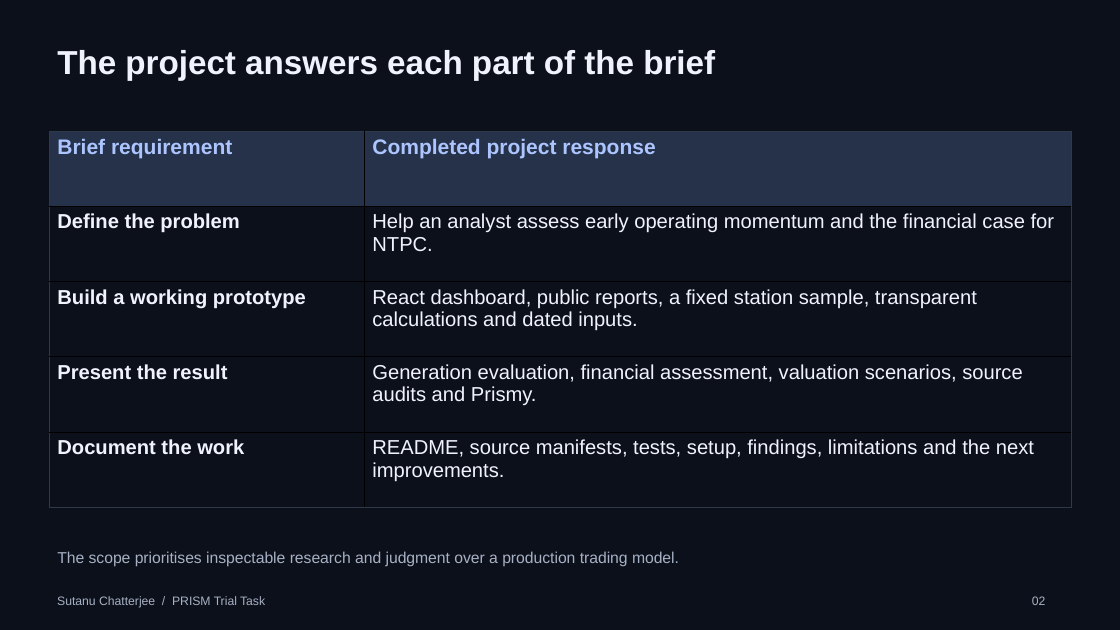
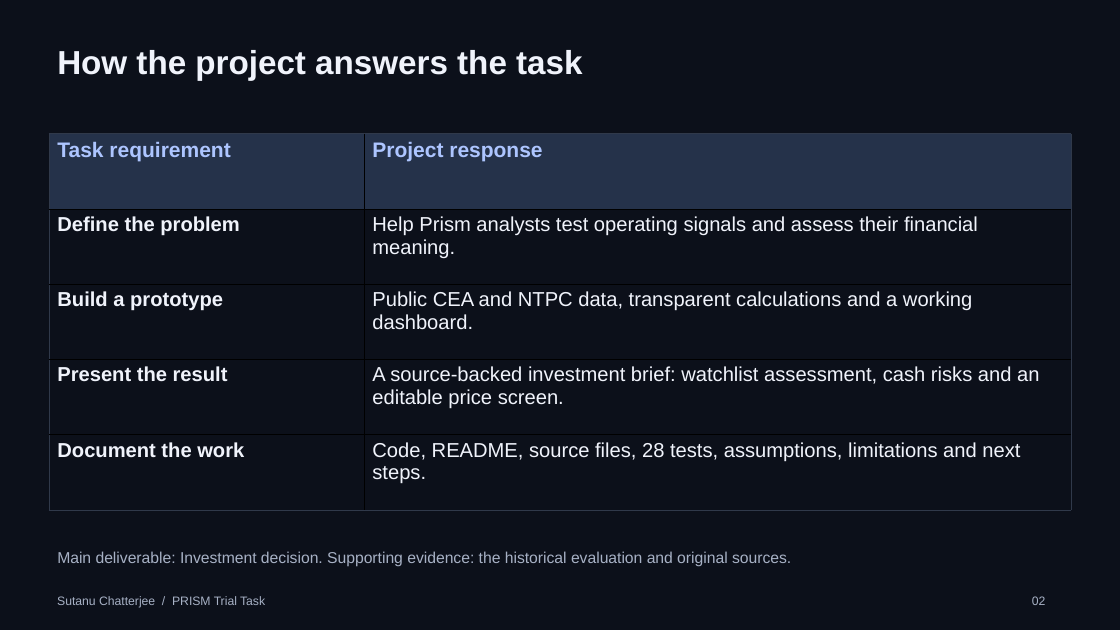
Before and after one commit to ronnismad/prism-ntpc-research-dashboard, a slide deck: slide 2 of submission/PRISM-NTPC-Trial-Project.pptx. Drawn at 1120x630 pixels with LibreOffice and Linux fonts; fonts in the diff are those of the drawing. Boxes give left, top, right and bottom in pixels: in the first picture for what was removed or moved away, otherwise in the second. Text is boxed around its words. In the diff, an @@ line names an element or a change of style, - is before the commit and + after.

```diff
--- a/submission/PRISM-NTPC-Trial-Project.pptx
+++ b/submission/PRISM-NTPC-Trial-Project.pptx
@@ text at (57,50,582,80): text changed @@
-The project answers each part of the brief
+How the project answers the task
@@ table at (49,134,1071,510) @@
-row 1, column 1: Brief requirement
+row 1, column 1: Task requirement
-row 1, column 2: Completed project response
+row 1, column 2: Project response
-row 2, column 2: Help an analyst assess early operating momentum and the financial case for NTPC.
+row 2, column 2: Help Prism analysts test operating signals and assess their financial meaning.
-row 3, column 1: Build a working prototype
+row 3, column 1: Build a prototype
-row 3, column 2: React dashboard, public reports, a fixed station sample, transparent calculations and dated inputs.
+row 3, column 2: Public CEA and NTPC data, transparent calculations and a working dashboard.
-row 4, column 2: Generation evaluation, financial assessment, valuation scenarios, source audits and Prismy.
+row 4, column 2: A source-backed investment brief: watchlist assessment, cash risks and an editable price screen.
-row 5, column 2: README, source manifests, tests, setup, findings, limitations and the next improvements.
+row 5, column 2: Code, README, source files, 28 tests, assumptions, limitations and next steps.
@@ text at (57,551,791,567): text changed @@
-The scope prioritises inspectable research and judgment over a production trading model.
+Main deliverable: Investment decision. Supporting evidence: the historical evaluation and original sources.
```
Also in this commit, not shown: 3 other slides changed, 4 slides added, 8 slides removed, 3 other files.
